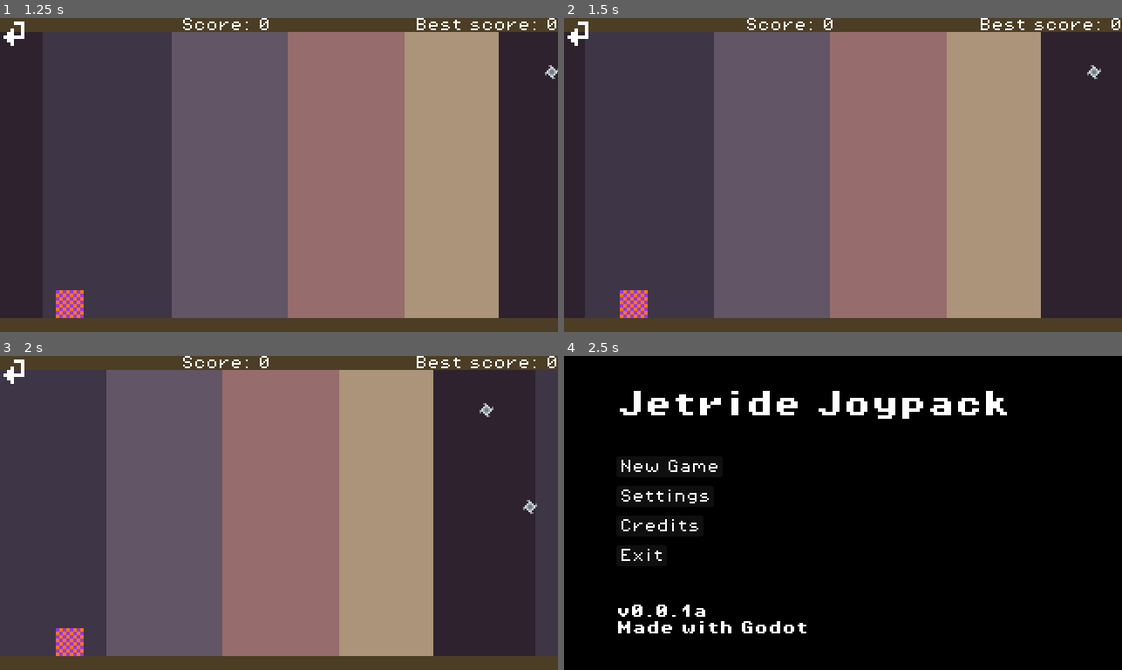
Above: before the commit, frames 1-4 (two rows, left to right).
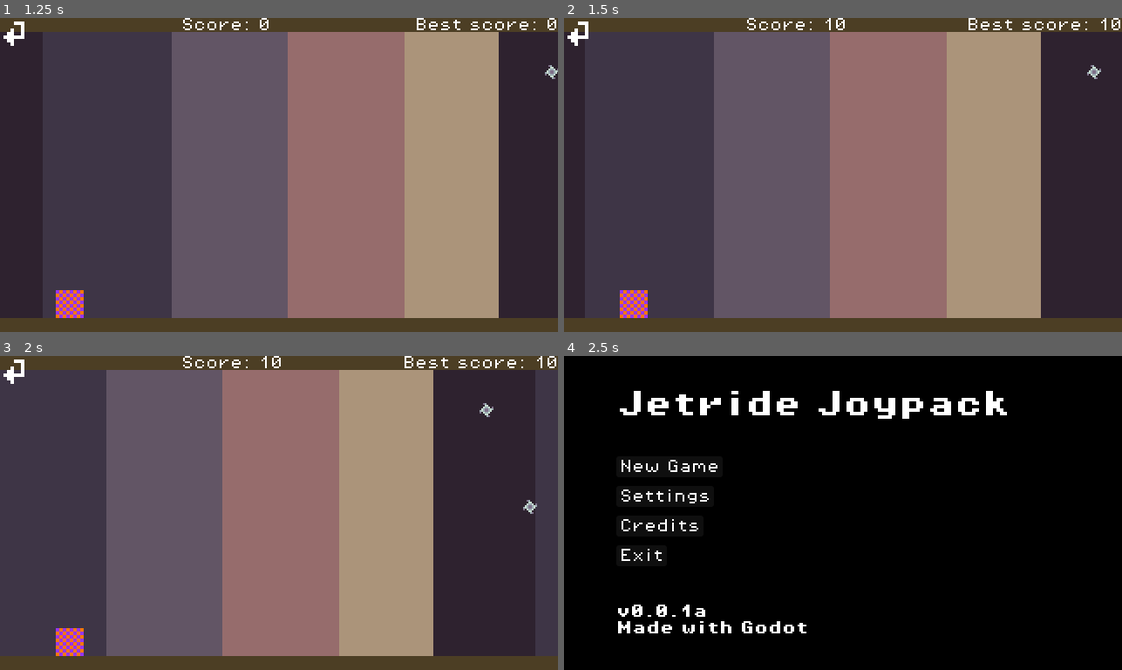
Above: after the commit, the same moments.

Repository: Modailun/jetride-joypack-clone
Game: Godot game, scene res://scenes/main_menu.tscn
Same seed, same stepped clock (60 frames per second), same inputs: the game is played once before the commit and once after it.
Inputs (mouse positions are in pixels of both pictures, inside the frame that each line leads up to):
- Up to frame 1 (1.25 s): click "New Game" at 0.5 s
- Up to frame 2 (1.5 s): click "New Game" at 1.25 s
- Up to frame 3 (2 s): no input
- Up to frame 4 (2.5 s): click (575, 368) at 2 s

Frame 1 is identical in both runs. In frame 2, 0.3% of the frame differs, in the area x 46-98%, y 0-4%; in frame 3, 0.3%; in frame 4, nothing differs.

Commit message:
Added score system and removed win end screen

Diff:
--- a/scenes/end_screen_win.tscn
+++ /dev/null
@@ -1,96 +0,0 @@
-[gd_scene load_steps=11 format=3 uid="uid://bmp5kjxxabuoi"]
-
-[ext_resource type="Script" uid="uid://tp51m2g1hxch" path="res://scripts/end_screen_win.gd" id="1_85u5r"]
-[ext_resource type="PackedScene" uid="uid://deuoysgixlqxu" path="res://scenes/background.tscn" id="1_o46om"]
-[ext_resource type="FontFile" uid="uid://03bvk8s1f174" path="res://assets/font/PixelOperator8.ttf" id="3_vuvqp"]
-[ext_resource type="Theme" uid="uid://cbnm1b1f2tdh8" path="res://assets/font/new_theme.tres" id="4_dj5kh"]
-[ext_resource type="PackedScene" uid="uid://00cuijx1nyf1" path="res://scenes/pause_ui.tscn" id="5_vuvqp"]
-
-[sub_resource type="LabelSettings" id="LabelSettings_bnhvy"]
-font = ExtResource("3_vuvqp")
-
-[sub_resource type="SystemFont" id="SystemFont_ef4gk"]
-font_names = PackedStringArray("Pixel Operator 8")
-
-[sub_resource type="LabelSettings" id="LabelSettings_vuvqp"]
-font = SubResource("SystemFont_ef4gk")
-
-[sub_resource type="InputEventKey" id="InputEventKey_vuvqp"]
-device = -1
-keycode = 32
-unicode = 32
-
-[sub_resource type="Shortcut" id="Shortcut_ef4gk"]
-events = [SubResource("InputEventKey_vuvqp")]
-
-[node name="EndScreenWin" type="MarginContainer"]
-anchors_preset = 15
-anchor_right = 1.0
-anchor_bottom = 1.0
-grow_horizontal = 2
-grow_vertical = 2
-script = ExtResource("1_85u5r")
-
-[node name="Background" parent="." instance=ExtResource("1_o46om")]
-layout_mode = 2
-
-[node name="MarginContainer" type="MarginContainer" parent="."]
-layout_mode = 2
-theme_override_constants/margin_left = 60
-theme_override_constants/margin_top = 40
-theme_override_constants/margin_right = 60
-theme_override_constants/margin_bottom = 40
-
-[node name="HBoxContainer" type="HBoxContainer" parent="MarginContainer"]
-layout_mode = 2
-alignment = 1
-
-[node name="VBoxContainer" type="VBoxContainer" parent="MarginContainer/HBoxContainer"]
-layout_mode = 2
-alignment = 1
-
-[node name="MarginContainer2" type="MarginContainer" parent="MarginContainer/HBoxContainer/VBoxContainer"]
-layout_mode = 2
-theme_override_constants/margin_bottom = 20
-
-[node name="GameWinLabel" type="Label" parent="MarginContainer/HBoxContainer/VBoxContainer/MarginContainer2"]
-texture_filter = 1
-layout_mode = 2
-text = "You won!"
-label_settings = SubResource("LabelSettings_bnhvy")
-horizontal_alignment = 1
-vertical_alignment = 1
-
-[node name="ScoreWinLabel" type="Label" parent="MarginContainer/HBoxContainer/VBoxContainer"]
-texture_filter = 1
-layout_mode = 2
-text = "Your score : X"
-label_settings = SubResource("LabelSettings_bnhvy")
-horizontal_alignment = 1
-vertical_alignment = 1
-
-[node name="BestScoreWinLabel" type="Label" parent="MarginContainer/HBoxContainer/VBoxContainer"]
-texture_filter = 1
-layout_mode = 2
-text = "Best score : X"
-label_settings = SubResource("LabelSettings_vuvqp")
-horizontal_alignment = 1
-vertical_alignment = 1
-
-[node name="MarginContainer" type="MarginContainer" parent="MarginContainer/HBoxContainer/VBoxContainer"]
-layout_mode = 2
-theme_override_constants/margin_top = 30
-
-[node name="Button" type="Button" parent="MarginContainer/HBoxContainer/VBoxContainer/MarginContainer"]
-texture_filter = 1
-layout_mode = 2
-theme = ExtResource("4_dj5kh")
-theme_type_variation = &"FlatButton"
-theme_override_font_sizes/font_size = 32
-shortcut = SubResource("Shortcut_ef4gk")
-text = "Replay"
-icon_alignment = 1
-
-[node name="PauseUI" parent="." instance=ExtResource("5_vuvqp")]
-
-[connection signal="pressed" from="MarginContainer/HBoxContainer/VBoxContainer/MarginContainer/Button" to="." method="_on_button_pressed"]
--- a/scenes/level_1.tscn
+++ b/scenes/level_1.tscn
@@ -48,7 +48,7 @@
 
 [node name="BestScoreLabel" type="Label" parent="GameManager"]
 texture_filter = 1
-offset_left = 472.0
+offset_left = 320.0
 offset_right = 640.0
 offset_bottom = 24.0
 text = "Best Score: X"
@@ -59,7 +59,12 @@
 wait_time = 0.5
 autostart = true
 
+[node name="ScoreTimer" type="Timer" parent="GameManager"]
+wait_time = 0.8
+autostart = true
+
 [node name="Character" parent="." instance=ExtResource("3_rus8k")]
 position = Vector2(80, 328)
 
 [connection signal="timeout" from="GameManager/Timer" to="GameManager" method="_on_timer_timeout"]
+[connection signal="timeout" from="GameManager/ScoreTimer" to="GameManager" method="_on_score_timer_timeout"]
--- a/scripts/end_screen_win.gd
+++ /dev/null
@@ -1,11 +0,0 @@
-extends MarginContainer
-
-@onready var score_win_label: Label = $MarginContainer/HBoxContainer/VBoxContainer/ScoreWinLabel
-@onready var best_score_win_label: Label = $MarginContainer/HBoxContainer/VBoxContainer/BestScoreWinLabel
-
-func _ready() -> void:
-	score_win_label.text = "Your Score: " + str(ScenesManager.latest_score)
-	best_score_win_label.text = "Best Score: " + str(ScenesManager.high_score)
-
-func _on_button_pressed() -> void:
-	ScenesManager.change_scene(ScenesManager.Scenes["LEVEL_1"])
--- a/scripts/game_manager.gd
+++ b/scripts/game_manager.gd
@@ -4,13 +4,8 @@
 var score: int = 0
 # Nombre de vies restantes
 var lives: int = 1
-# Compteur de bricks cassées (pour le multiplicateur)
-var count: int = 0
-# Compteur de bricks cassées depuis le début de la partie
-var bricks: int = 0
-# Multiplicateur de score (augmente toutes les 5 briques détruites)
+# Multiplicateur de score (augmente toutes les 10 secondes détruites)
 var mul: int = 1
-# Références aux labels pour afficher le score et les vies
 var obstacle_scene: PackedScene = preload("res://scenes/obstacle.tscn")
 # Position de départ (à droite de l'écran)
 var start_position : Vector2 = Vector2(650, 150)  # Ajuste selon ton jeu
@@ -33,30 +28,24 @@
 	obstacle.position = start_position
 	# Ajoute l'obstacle à la scène
 	add_child(obstacle)
+	obstacle.connect("obstacle_hit", _on_obstacle_hit)
 	# Optionnel : aléatoire pour la position verticale
 	obstacle.position.y = randf_range(24, 336)
 
+func _on_score_timer_timeout() -> void:
+	add_point(10)
+
+func _on_obstacle_hit() -> void:
+	# Gère la collision avec l'obstacle
+	lose_life()  # Retire une vie au joueur
+
 # Ajoute des points au score
 func add_point(points: int) -> void:
-	#print("Adding points: ", points)  # Affiche les points ajoutés dans la console
-	count += 1  # Incrémente le compteur de briques détruites
-	bricks += 1  # Incrémente le compteur total de briques détruites
-
-	# Toutes les 5 briques détruites, augmente le multiplicateur de score
-	if count % 5 == 1 and count > 1:
-		mul += 1
-
-    # Ajoute les points au score, en tenant compte du multiplicateur
-	score += mul * points
+    # Ajoute les points au score
+	score += points
     # Met à jour l'affichage du score
 	score_label.text = "Score: " + str(score)
 	best_score_label.text = "Best score: " + str(max(score, get_high_score()))
-
-	#print("Current count: ", count)  # Affiche le compteur actuel dans la console
-	#print("Current bricks: ", bricks)  # Affiche le compteur de bricks actuel dans la console
-	# Si toutes les briques sont détruites (84), le joueur gagne
-	if bricks >= 84:
-		game_over(true)
 
 # Retire une vie au joueur
 func lose_life() -> void:
@@ -66,16 +55,15 @@
 	if lives > 1:
 		lives -= 1  # Retire une vie
 		mul = 1  # Réinitialise le multiplicateur
-		count = 0  # Réinitialise le compteur de briques
 		# Met à jour l'affichage du score et des vies
 		score_label.text = "Score: " + str(score)
 		#lives_label.text = "Lives: " + str(lives)
 	else:
 		# Si c'était la dernière vie, le joueur perd
-		game_over(false)
+		game_over()
 
 # Gère la fin de partie (victoire ou défaite)
-func game_over(win: bool) -> void:
+func game_over() -> void:
 	# Enregistre le dernier score dans le gestionnaire de scènes
 	ScenesManager.latest_score = score
 	save_high_score()  # Sauvegarde le meilleur score
@@ -85,16 +73,10 @@
 	score = 0
 	lives = 3
 	mul = 1
-	count = 0
 
-	if not win:
-		#print("Game Over")  # Affiche "Game Over" dans la console
-		# Charge l'écran de fin de partie (défaite)
-		ScenesManager.change_scene(ScenesManager.Scenes["END_SCREEN_LOSE"])
-	else:
-		#print("You Win!")  # Affiche "You Win!" dans la console
-		# Charge l'écran de fin de partie (victoire)
-		ScenesManager.change_scene(ScenesManager.Scenes["END_SCREEN_WIN"])
+	#print("Game Over")  # Affiche "Game Over" dans la console
+	# Charge l'écran de fin de partie (défaite)
+	ScenesManager.change_scene(ScenesManager.Scenes["END_SCREEN_LOSE"])
 
 func save_high_score() -> void:
 	var config = ConfigFile.new()
--- a/scripts/obstacle.gd
+++ b/scripts/obstacle.gd
@@ -2,6 +2,8 @@
 
 # Vitesse de déplacement (ajustable)
 var speed : float = 100.0
+
+signal obstacle_hit(player)
 
 func _physics_process(delta: float) -> void:
 	# Déplace l'obstacle vers la gauche
@@ -15,4 +17,5 @@
 	print("Obstacle hit: ", body.name)
 	body.queue_free()
 	# Decrease life
-	get_parent().lose_life()
+	#get_parent().lose_life()
+	emit_signal("obstacle_hit")
Not shown, removed: scripts/end_screen_win.gd.uid
